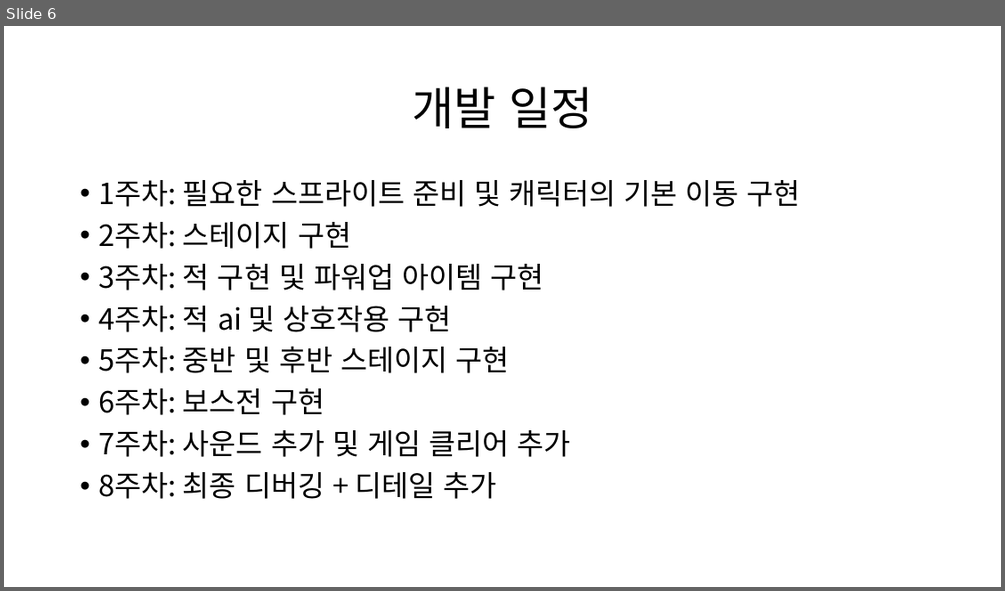
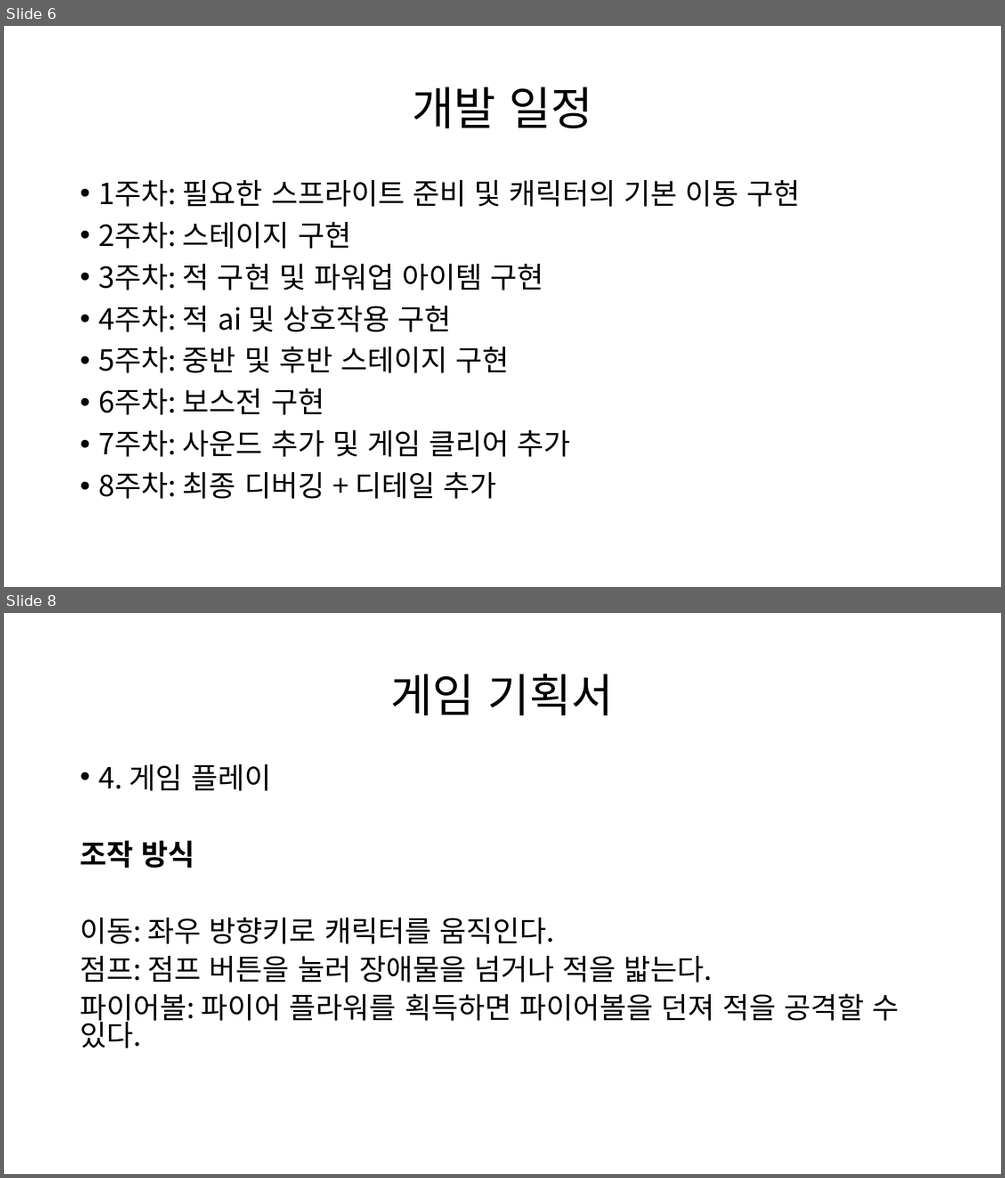
Before and after one commit to gatcoon/2DGP-Drill0, a slide deck: project_1/2022180032 이재준 2DGP-1차발표자료.pptx. Shown one above the other, each under a label of ours: slide 6 before the commit, slides 6 and 8 after it; the slides between them are not shown. The pictures are 1005x591 and 1005x1178 pixels, drawn with LibreOffice and Linux fonts; fonts in the diff are those of the drawing. Boxes give left, top, right and bottom in pixels: in the first picture for what was removed or moved away, otherwise in the second. Text is boxed around its words. In the diff, an @@ line names an element or a change of style, - is before the commit and + after.

```diff
--- a/project_1/2022180032 이재준 2DGP-1차발표자료.pptx
+++ b/project_1/2022180032 이재준 2DGP-1차발표자료.pptx
@@ slide 8 added at <box>4,613,1001,1174</box>, background #FFFFFF @@
@@ title added at <box>391,674,614,715</box>, 44 pt, text #000000 @@
+게임 기획서
@@ text added at <box>80,764,899,1048</box>, 28 pt, text #000000 @@
+• 4. 게임 플레이
+조작 방식
+이동: 좌우 방향키로 캐릭터를 움직인다.
+점프: 점프 버튼을 눌러 장애물을 넘거나 적을 밟는다.
+파이어볼: 파이어 플라워를 획득하면 파이어볼을 던져 적을 공격할 수 있다.
```
Also in this commit, not shown: 8 other slides added.
